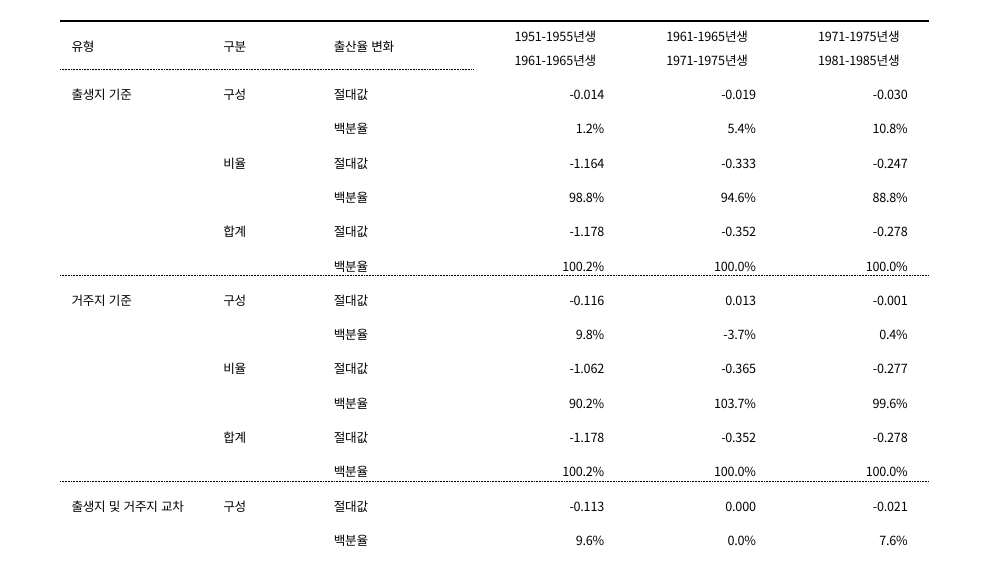
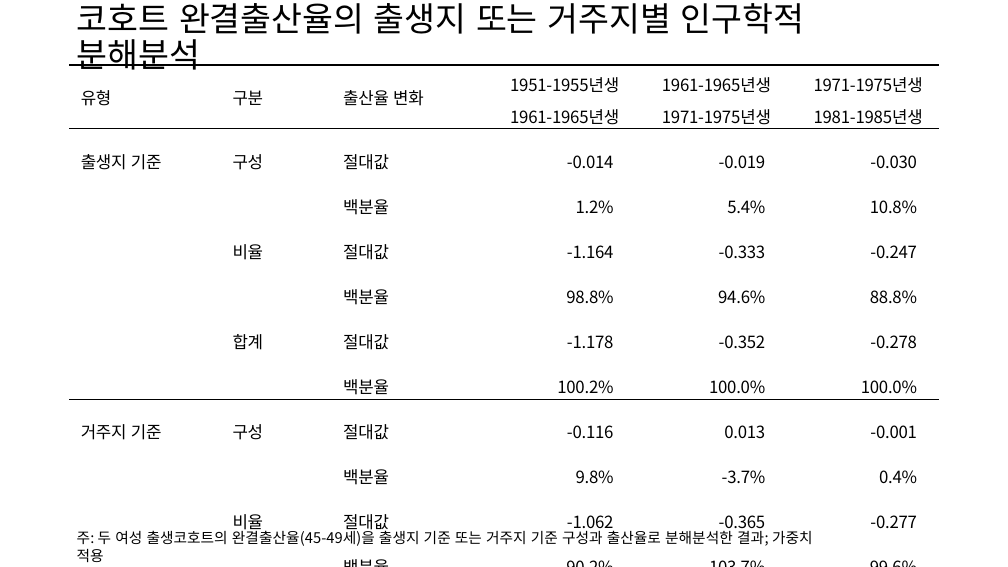
Before and after one commit to samhyunyoo/tscensus, a slide deck: slide 12 of slides/Slide_Final_Yoo_20251124.pptx (slide 22 before the commit). Drawn at 1008x567 pixels with LibreOffice and Linux fonts; fonts in the diff are those of the drawing. Boxes give left, top, right and bottom in pixels: in the first picture for what was removed or moved away, otherwise in the second. Text is boxed around its words. In the diff, an @@ line names an element or a change of style, - is before the commit and + after.

```diff
--- a/slides/Slide_Final_Yoo_20251124.pptx
+++ b/slides/Slide_Final_Yoo_20251124.pptx
@@ title added at <box>77,3,804,70</box>, 32 pt, text #000000 @@
+코호트 완결출산율의 출생지 또는 거주지별 인구학적 분해분석
@@ table at <box>70,65,940,537</box> @@
-row 14: 출생지 및 거주지 교차 | 구성 | 절대값 | -0.113 | 0.000 | -0.021
-row 15:  |  | 백분율 | 9.6% | 0.0% | 7.6%
-row 16:  | 비율 | 절대값 | -1.063 | -0.352 | -0.256
-row 17:  |  | 백분율 | 90.2% | 100.0% | 92.1%
-row 18:  | 합계 | 절대값 | -1.176 | -0.352 | -0.278
-row 19:  |  | 백분율 | 100.0% | 100.0% | 100.0%
@@ table: place and size @@
-table at <box>60,21,930,567</box>
+table at <box>70,65,940,537</box>
@@ text added at <box>77,529,813,562</box>, 14 pt, text #000000 @@
+주: 두 여성 출생코호트의 완결출산율(45-49세)을 출생지 기준 또는 거주지 기준 구성과 출산율로 분해분석한 결과; 가중치 적용
```
Also in this commit, not shown: 11 other slides changed, 3 slides added, 13 slides removed, 8 other files.
